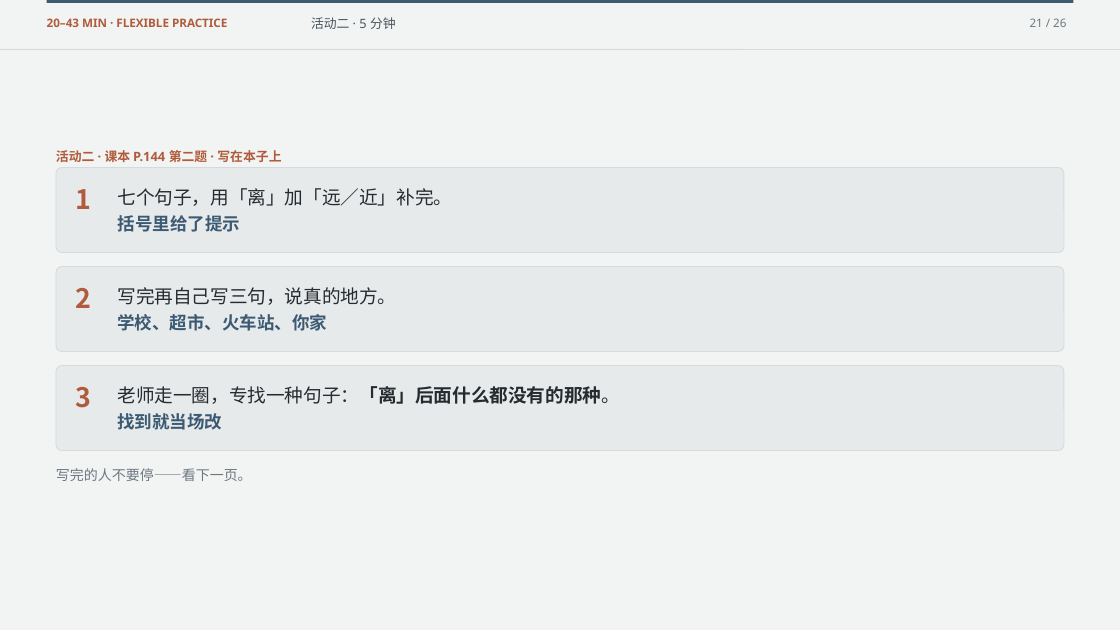
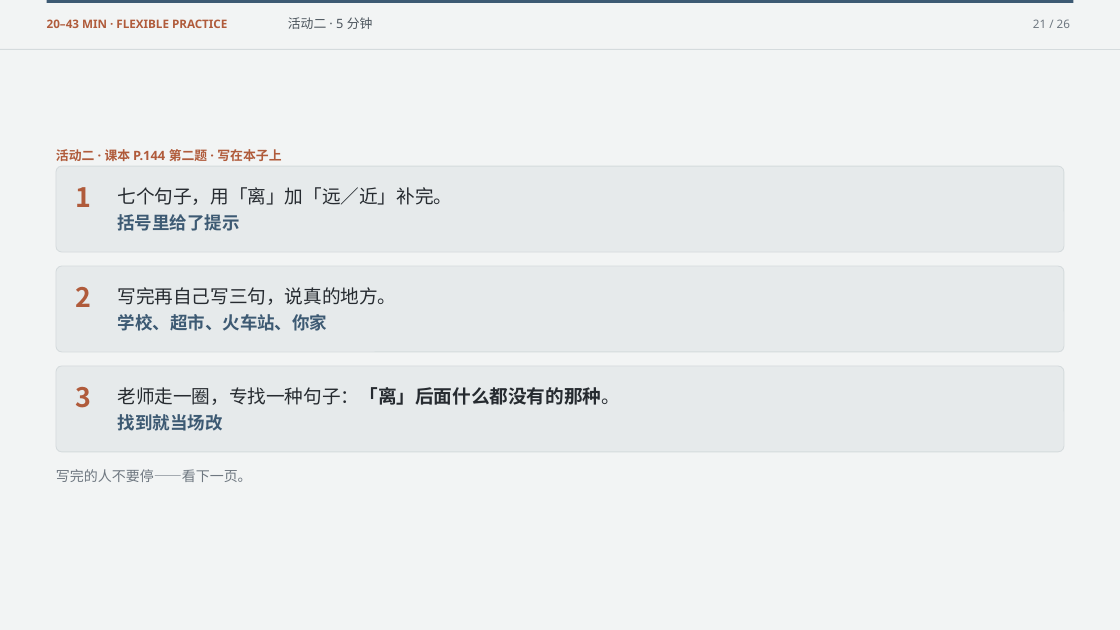
Before and after one commit to luojiahai/deck, a slide deck: slide 21 of index/designs/y8-l15/l2-distance-li/l2-distance-li.pptx. Drawn at 1120x630 pixels with LibreOffice and Linux fonts; fonts in the diff are those of the drawing. Boxes give left, top, right and bottom in pixels: in the first picture for what was removed or moved away, otherwise in the second. Text is boxed around its words. In the diff, an @@ line names an element or a change of style, - is before the commit and + after.

```diff
--- a/index/designs/y8-l15/l2-distance-li/l2-distance-li.pptx
+++ b/index/designs/y8-l15/l2-distance-li/l2-distance-li.pptx
@@ text "活动二 · 5 分钟": place and size @@
-text "活动二 · 5 分钟" at [311, 17, 396, 29]
+text "活动二 · 5 分钟" at [288, 17, 373, 29]
@@ text "21 / 26": place and size @@
-text "21 / 26" at [1030, 18, 1066, 27]
+text "21 / 26" at [1033, 19, 1070, 28]
@@ rounded rectangle at [56, 166, 1065, 252]: proportions changed @@
```
Also in this commit, not shown: 2 other slides changed, 49 other files.
